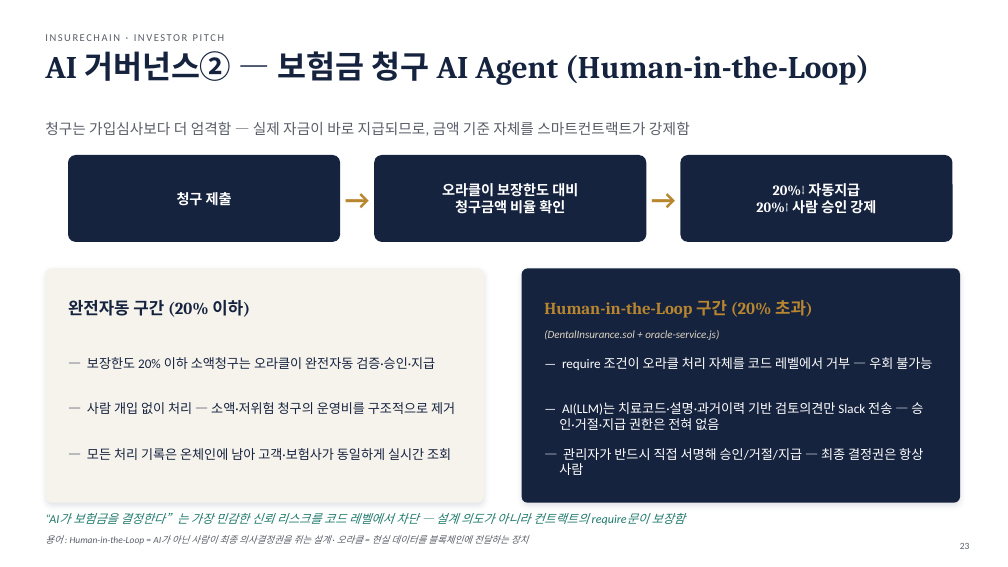
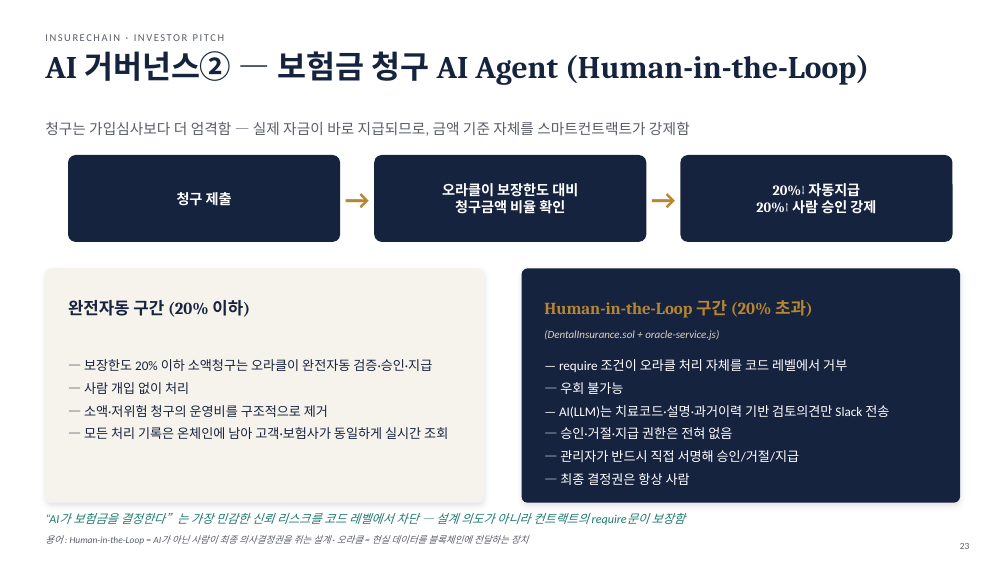
Before and after one commit to leeyonsei78/capstone_project_alpha, a slide deck: slide 23 of 인슈어체인_투자피칭_발표자료.pptx. Drawn at 1008x567 pixels with LibreOffice and Linux fonts; fonts in the diff are those of the drawing. Boxes give left, top, right and bottom in pixels: in the first picture for what was removed or moved away, otherwise in the second. Text is boxed around its words. In the diff, an @@ line names an element or a change of style, - is before the commit and + after.

```diff
--- a/인슈어체인_투자피칭_발표자료.pptx
+++ b/인슈어체인_투자피칭_발표자료.pptx
@@ text at (84, 359, 448, 439): text changed @@
-— 사람 개입 없이 처리 — 소액·저위험 청구의 운영비를 구조적으로 제거
+— 보장한도 20% 이하 소액청구는 오라클이 완전자동 검증·승인·지급
+— 사람 개입 없이 처리
+— 소액·저위험 청구의 운영비를 구조적으로 제거
+— 모든 처리 기록은 온체인에 남아 고객·보험사가 동일하게 실시간 조회
@@ text removed at (87, 357, 435, 369) @@
-— 보장한도 20% 이하 소액청구는 오라클이 완전자동 검증·승인·지급
@@ text at (559, 359, 889, 485): text changed @@
-— AI(LLM)는 치료코드·설명·과거이력 기반 검토의견만 Slack 전송 — 승인·거절·지급 권한은 전혀 없음
+— require 조건이 오라클 처리 자체를 코드 레벨에서 거부
+— 우회 불가능
+— AI(LLM)는 치료코드·설명·과거이력 기반 검토의견만 Slack 전송
+— 승인·거절·지급 권한은 전혀 없음
+— 관리자가 반드시 직접 서명해 승인/거절/지급
+— 최종 결정권은 항상 사람
@@ text removed at (562, 357, 932, 370) @@
-— require 조건이 오라클 처리 자체를 코드 레벨에서 거부 — 우회 불가능
@@ text removed at (87, 448, 451, 460) @@
-— 모든 처리 기록은 온체인에 남아 고객·보험사가 동일하게 실시간 조회
@@ text removed at (559, 448, 923, 475) @@
-— 관리자가 반드시 직접 서명해 승인/거절/지급 — 최종 결정권은 항상 사람
```
Also in this commit, not shown: 8 other slides changed, 1 other file.
